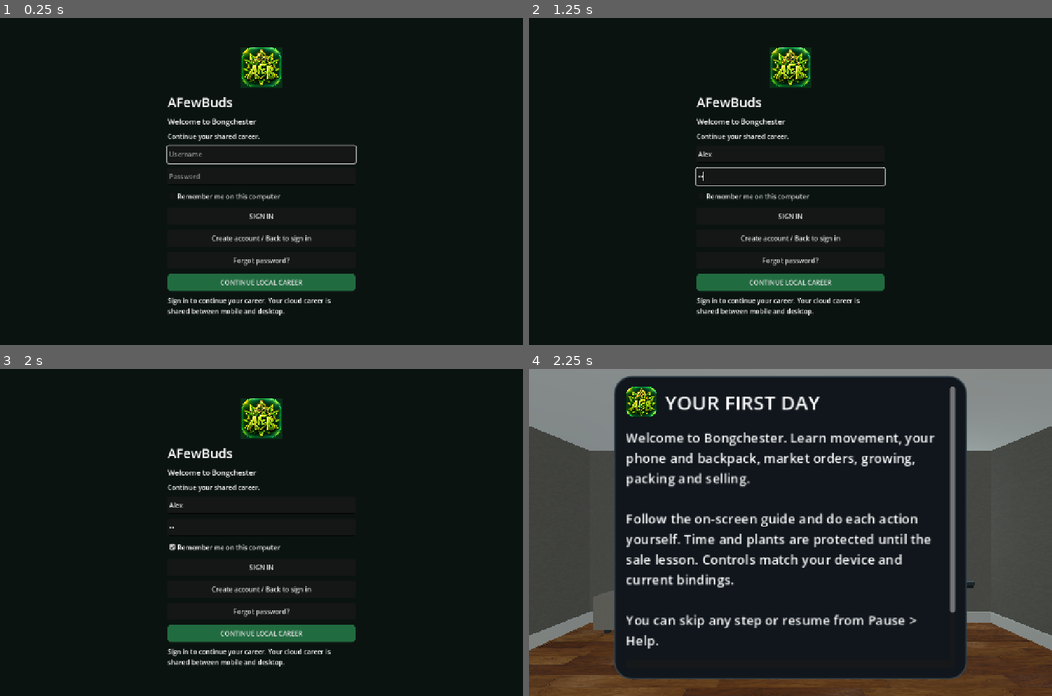
Above: before the commit, frames 1-4 (two rows, left to right).
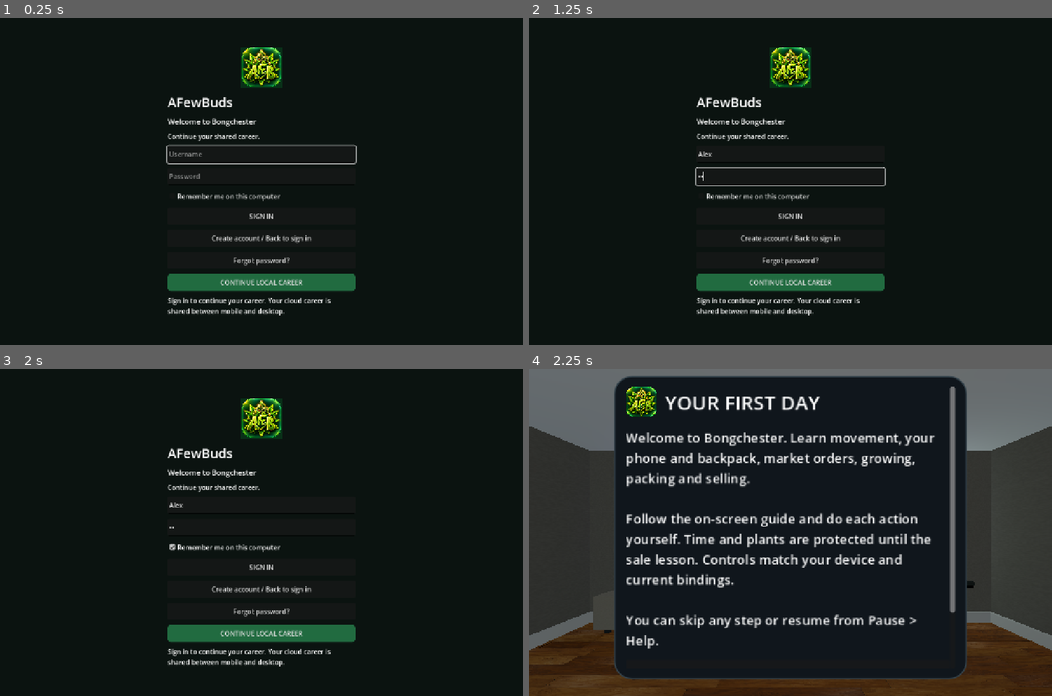
Above: after the commit, the same moments.

Repository: FFDevelopment/afewbuds-3d-prototype
Game: Godot game, scene res://account/login.tscn
Same seed, same stepped clock (60 frames per second), same inputs: the game is played once before the commit and once after it.
Inputs (mouse positions are in pixels of both pictures, inside the frame that each line leads up to):
- Up to frame 1 (0.25 s): no input
- Up to frame 2 (1.25 s): click (790, 155) at 0.52 s; type "Alex" at 0.6 s; click (790, 174) at 0.75 s; type "12" at 0.83 s
- Up to frame 3 (2 s): click "Remember me on this computer" at 1.25 s
- Up to frame 4 (2.25 s): click "CONTINUE LOCAL CAREER" at 2 s

Frames 1-3 are identical in both runs. In frame 4, 11% of the frame differs, in the area x 0-100%, y 0-100%.
Error after the commit: Parse Error: Identifier "MANAGEMENT_TITLES" not declared in the current scope. (res://scripts/location_ops.gd:307)

Commit message:
Make placed computers optional and redirect property management to phone

Diff:
--- a/game/scripts/location_ops.gd
+++ b/game/scripts/location_ops.gd
@@ -284,21 +284,17 @@
 	b("Sell packed equipment",func():host.inventory_system.furniture.sell_menu())
 
 func computer(property: String) -> void:
-	if property=="apartment" and not apartment_lease_active():
-		host.status_label.text="Apartment lease released. You no longer have access to this property."
+	if not _property_controlled(property):
+		host.status_label.text="You do not currently control this property."
 		return
 	computer_context=property
-	if host.inventory_system!=null and _property_controlled(property):host.inventory_system.activate_adapters(property)
-	management_app=""
-	if property=="house" and not bool(host.property_opportunity_state.get("relocated",false)):
-		clear("HOUSE — OPERATION COMPUTER")
-		ui.label("Property inspection: %d / 6 rooms. This house is not your active operation yet." % world.property_opportunity.visited().size())
-		ui.button("REVIEW HOUSE",func():close();world.property_opportunity.show_details())
-		ui.button("CLOSE COMPUTER",func():computer_context="";close())
-		return
-	manage("business")
-const MANAGEMENT_TABS := ["business","employees","production","inventory","upgrades","bills"]
-const MANAGEMENT_TITLES := {"business":"OVERVIEW","employees":"EMPLOYEES","production":"PRODUCTION","inventory":"INVENTORY","upgrades":"EQUIPMENT","bills":"BILLS"}
+	clear(property.to_upper()+" — COMPUTER")
+	ui.label("MANAGEMENT MOVED TO THE PHONE",22)
+	ui.label(portfolio_name(property)+"\nWorkers, property bills, stock, and furniture are now organized in Phone > Properties.")
+	ui.label("This desk remains your owned furniture. You can move or remove it through Arrange Furniture while at this property.")
+	ui.button("OPEN "+portfolio_name(property).to_upper()+" IN PROPERTIES",func():close();computer_context="";host._open_phone_app("realestate");portfolio_select(property);host._refresh_phone();host.phone_open=true;host.phone_panel.show())
+	ui.button("CLOSE COMPUTER",func():close();computer_context="")
+
 func _management_navigation(section:String) -> void:
 	var property:String=computer_context
 	var banner:=PanelContainer.new()
